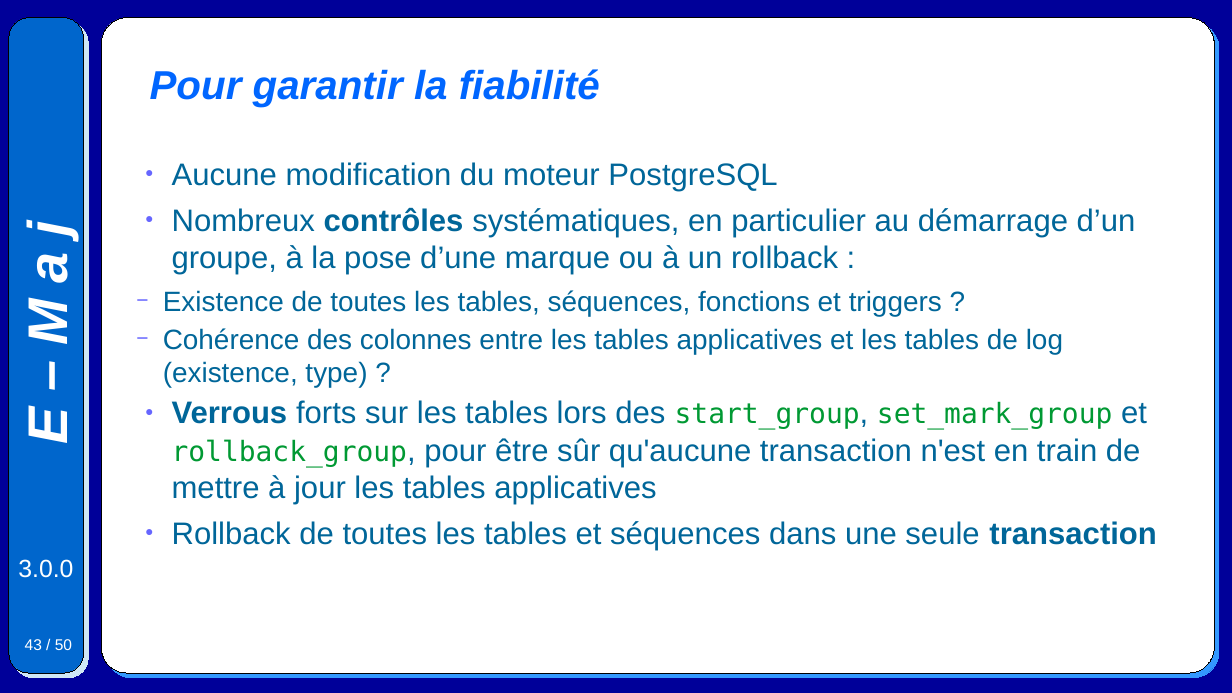
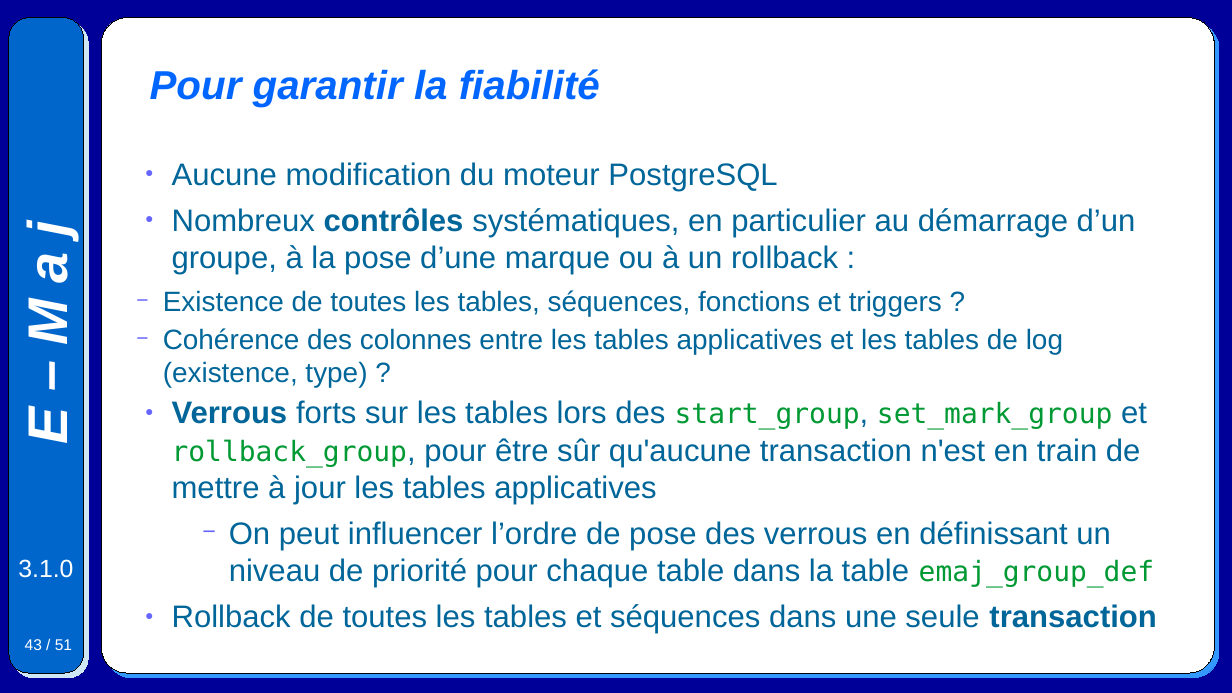
Before and after one commit to beaud76/emaj_doc, a slide deck: slide 43 of Emaj.devel_pres_fr.odp. Drawn at 1232x693 pixels with LibreOffice and Linux fonts; fonts in the diff are those of the drawing. Boxes give left, top, right and bottom in pixels: in the first picture for what was removed or moved away, otherwise in the second. Text is boxed around its words. In the diff, an @@ line names an element or a change of style, - is before the commit and + after.

```diff
--- a/Emaj.devel_pres_fr.odp
+++ b/Emaj.devel_pres_fr.odp
@@ text at [229, 521, 1154, 588]: paragraph added @@
+  − On peut influencer l’ordre de pose des verrous en définissant un niveau de priorité pour chaque table dans la table emaj_group_def
@@ text at [18, 559, 73, 578]: text changed @@
-3.0.0
+3.1.0
@@ page number at [25, 639, 72, 650]: text changed @@
-43 / 50
+43 / 51
```
Also in this commit, not shown: 49 other slides changed, 1 slide added, 6 other files.
